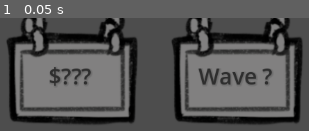
Above: before the commit, frame 1.
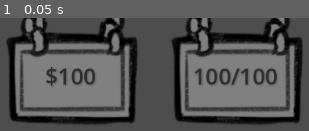
Above: after the commit, the same moment.

Repository: jacintatt/lunch-rush-game
Game: Godot game, scene res://scenes/ui/info_panel.tscn
Same seed, same stepped clock (60 frames per second), same inputs: the game is played once before the commit and once after it. Before the commit the project has no main scene; this scene is started directly in both runs.
Inputs:
- Up to frame 1 (0.05 s): no input

The runs differ from the first frame. In frame 1, 3.3% of the frame differs, in the area x 14-90%, y 43-61%.

Commit message:
UI label setup

Diff:
--- a/lunchrush/project.godot
+++ b/lunchrush/project.godot
@@ -11,6 +11,7 @@
 [application]
 
 config/name="LunchRush"
+run/main_scene="uid://esdjobgkmvtf"
 config/features=PackedStringArray("4.4", "Forward Plus")
 config/icon="res://icon.svg"
 
--- a/lunchrush/scenes/ui/info_panel.tscn
+++ b/lunchrush/scenes/ui/info_panel.tscn
@@ -1,6 +1,7 @@
-[gd_scene load_steps=3 format=3 uid="uid://esdjobgkmvtf"]
+[gd_scene load_steps=4 format=3 uid="uid://esdjobgkmvtf"]
 
 [ext_resource type="Texture2D" uid="uid://d0wjh8rmdnmuo" path="res://assets/ui/ui_sign_small.png" id="1_fompm"]
+[ext_resource type="Script" uid="uid://7r2508t4wbp6" path="res://scripts/ui_manager.gd" id="1_rr1xh"]
 
 [sub_resource type="LabelSettings" id="LabelSettings_rr1xh"]
 font_size = 32
@@ -15,6 +16,7 @@
 anchor_bottom = 1.0
 grow_horizontal = 2
 grow_vertical = 2
+script = ExtResource("1_rr1xh")
 
 [node name="HBoxContainer" type="HBoxContainer" parent="."]
 layout_mode = 0
@@ -70,7 +72,7 @@
 [node name="MarginContainer" type="MarginContainer" parent="HBoxContainer/TextureRect2/HBoxContainer"]
 layout_mode = 2
 
-[node name="WaveLabel" type="Label" parent="HBoxContainer/TextureRect2/HBoxContainer/MarginContainer"]
+[node name="HealthLabel" type="Label" parent="HBoxContainer/TextureRect2/HBoxContainer/MarginContainer"]
 layout_mode = 2
 text = "Wave ?"
 label_settings = SubResource("LabelSettings_rr1xh")
--- a/lunchrush/scripts/ui_manager.gd
+++ b/lunchrush/scripts/ui_manager.gd
@@ -1 +1,17 @@
 extends Node
+
+@onready var MoneyLabel: Label = $HBoxContainer/TextureRect/HBoxContainer/MarginContainer/MoneyLabel
+@onready var HealthLabel: Label = $HBoxContainer/TextureRect2/HBoxContainer/MarginContainer/HealthLabel
+
+func _ready():
+	updateLabels()
+
+func updateLabels():
+	updateLabelMoney()
+	updateLabelHealth()
+
+func updateLabelMoney():
+	MoneyLabel.text = "$" + str(GameStateManager.current_money)
+
+func updateLabelHealth():
+	HealthLabel.text = str(GameStateManager.current_hp) + "/" + str(GameStateManager.max_hp)
